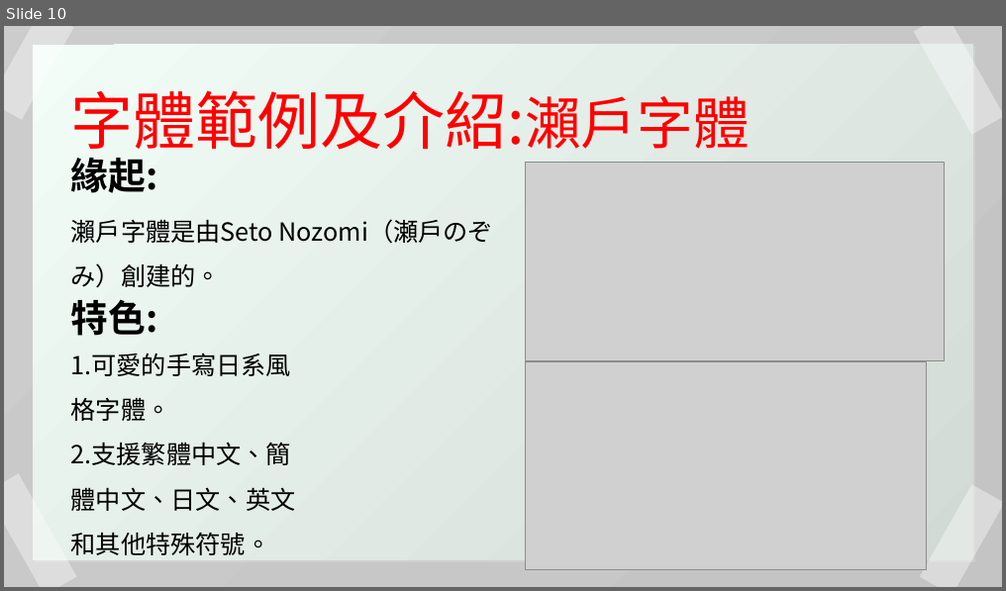
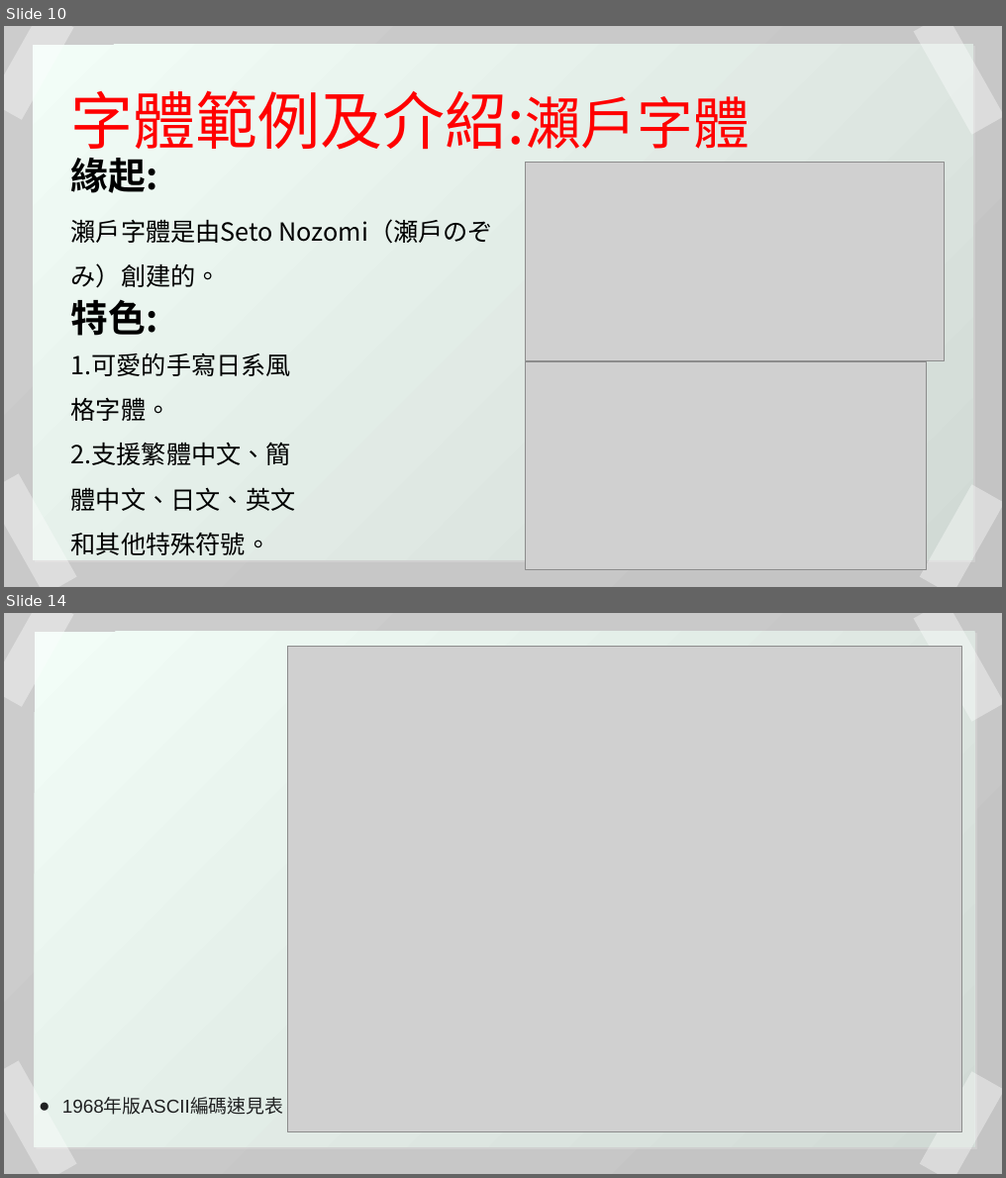
Before and after one commit to duckken1026/computer-font, a slide deck: 109590029_鄭傳脩_藝術概論期中報告.pptx. Shown one above the other, each under a label of ours: slide 10 before the commit, slides 10 and 14 after it; the slides between them are not shown. The pictures are 1006x591 and 1006x1178 pixels, drawn with LibreOffice and Linux fonts; fonts in the diff are those of the drawing; grey boxes stand for pictures. Boxes give left, top, right and bottom in pixels: in the first picture for what was removed or moved away, otherwise in the second. Text is boxed around its words. In the diff, an @@ line names an element or a change of style, - is before the commit and + after.

```diff
--- a/109590029_鄭傳脩_藝術概論期中報告.pptx
+++ b/109590029_鄭傳脩_藝術概論期中報告.pptx
@@ slide 14 added at (4, 613, 1002, 1174), background #FFFFFF; not listed: 1 template element that a slide beside it also shows @@
@@ rectangle added at (4, 613, 74, 707), fill #FFFFFF at 38% opacity @@
@@ rectangle added at (35, 632, 975, 1148), fill gradient #F2FDF7 to #D1DAD5 @@
@@ rectangle added at (914, 613, 1002, 722), fill #FFFFFF at 38% opacity @@
@@ picture added at (288, 647, 962, 1133) @@
@@ rectangle added at (4, 1060, 77, 1174), fill #FFFFFF at 38% opacity @@
@@ rectangle added at (920, 1071, 1002, 1174), fill #FFFFFF at 38% opacity @@
@@ text added at (62, 1099, 284, 1115), 18 pt, text #202122 @@
+● 1968年版ASCII編碼速見表
```
Also in this commit, not shown: 4 other slides added, 1 other file.
